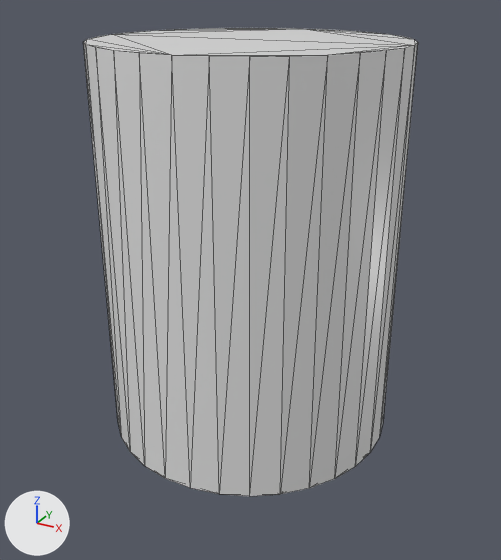
A saved change to the OBJ model src/main/resources/models/player.obj.
Rendered twice from a 50 mm camera at (3.25, -5.9, 2.54) aimed at (0.07, -0.13, -0.35). Every picture has the same lights, and +X, +Y and +Z are marked at lower left. Mesh edges are drawn as thin lines. Where no turn or scale is listed for an object, it has been applied to the vertices.
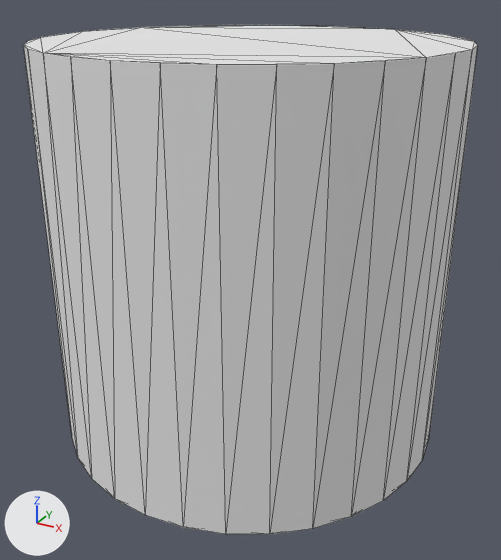
Pixel boxes (x1, y1, x2, y2) of what changed, in the pictures (501 x 560 px):
'Cylinder', surface changed, reshaped (grey to white, 36% wider, 9% taller)
    before: (83, 28, 418, 496)
    after: (23, 25, 478, 534)

The change, as a list of edits to the scene's bpy script:
```text
Change mat_none:
    mat_none.roughness: 0.293 -> 1.0
Change me_cylinder:
    where me_cylinder.from_pydata(...)  # 64 vertices, 124 faces; spans x -1.49..1.49, y -1.49..1.49, z -2.0..2.0
    used by ob_cylinder; location = (0.0, 0.0, 0.0)
    me_cylinder part 1: the whole mesh is multiplied about its middle by the matrix ((-1.171, -0.637, 0.0), (0.637, -1.171, 0.0), (0.0, 0.0, 1.0))
```
